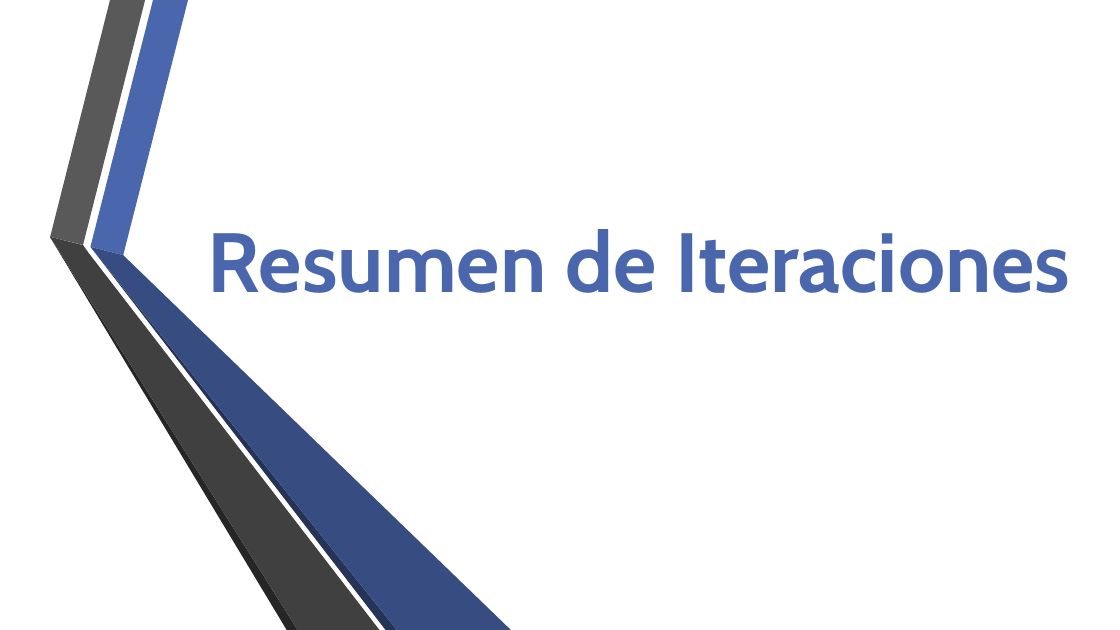
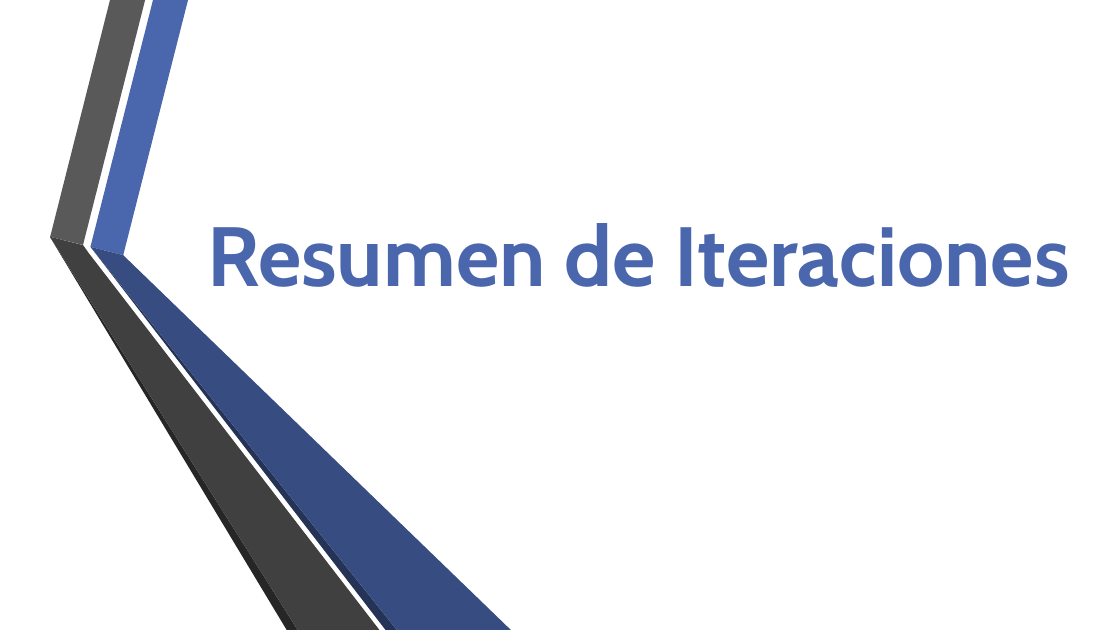
Before and after one commit to fge23/Sistema-VASPA, a slide deck: slide 10 of Presentaciones/Presentación VASPA - Diciembre 2020 - Examen Final/Presentación VASPA - Diciembre 2020 - Examen Final.pptx. Drawn at 1120x630 pixels with LibreOffice and Linux fonts; fonts in the diff are those of the drawing; background and template pictures are left out. Boxes give left, top, right and bottom in pixels: in the first picture for what was removed or moved away, otherwise in the second. Text is boxed around its words. In the diff, an @@ line names an element or a change of style, - is before the commit and + after.

```diff
--- a/Presentaciones/Presentación VASPA - Diciembre 2020 - Examen Final/Presentación VASPA - Diciembre 2020 - Examen Final.pptx
+++ b/Presentaciones/Presentación VASPA - Diciembre 2020 - Examen Final/Presentación VASPA - Diciembre 2020 - Examen Final.pptx
@@ text "Resumen de Iteraciones": place and size @@
-text "Resumen de Iteraciones" at bbox=[208, 229, 1071, 293]
+text "Resumen de Iteraciones" at bbox=[207, 223, 1070, 287]
```
Also in this commit, not shown: 7 other slides changed.
